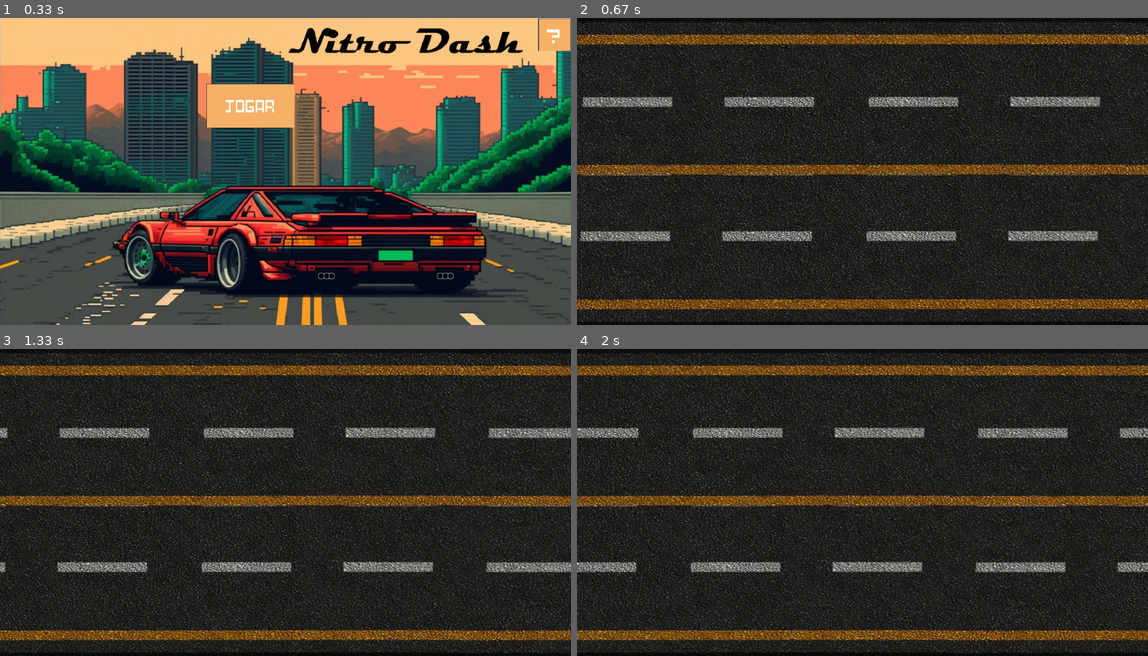
Above: before the commit, frames 1-4 (two rows, left to right).
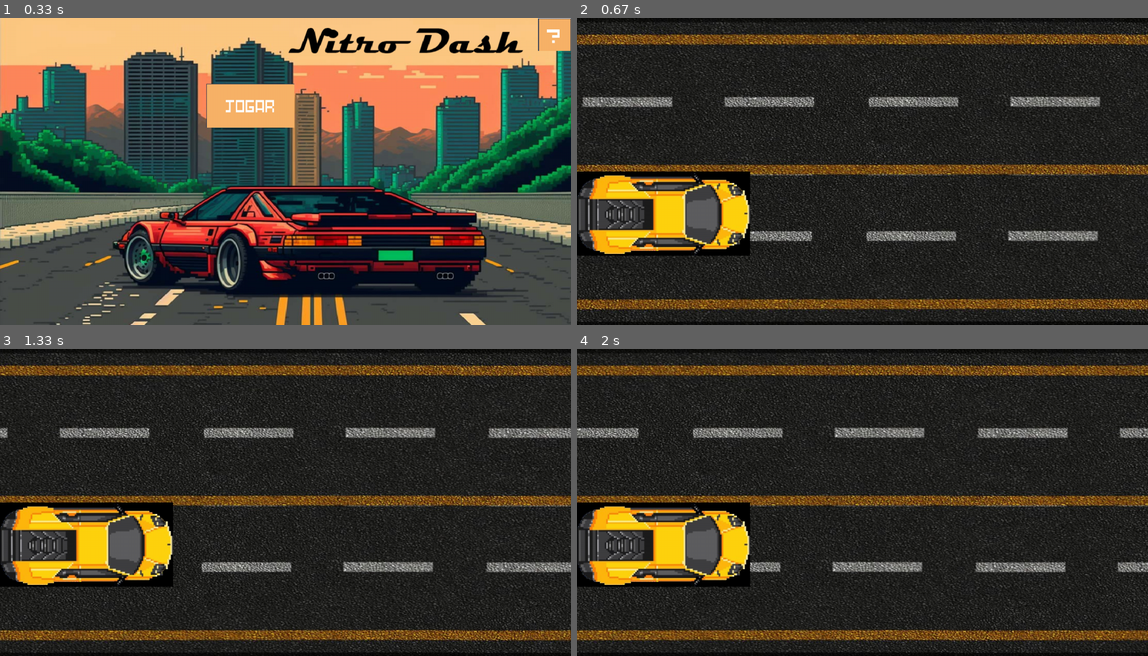
Above: after the commit, the same moments.

Repository: wellingtonrs07/PyGame_2023
Game: pygame game, started from Jogo.py
The game is run twice, just before and just after one commit, with the same random seed, the same clock (stepped at 60 frames per second) and the same inputs.
Inputs (mouse positions are in pixels of both pictures, inside the frame that each line leads up to):
- Up to frame 1 (0.33 s): no input
- Up to frame 2 (0.67 s): press the mouse at (828, 107) at 0.37 s; move the mouse to (833, 94) at 0.47 s; release the mouse at (839, 88) at 0.6 s
- Up to frame 3 (1.33 s): no input
- Up to frame 4 (2 s): no input

Frame 1 is identical in both runs. In frame 2, 6.8% of the frame differs, in the area x 0-31%, y 50-78%; in frame 3, 6.8%; in frame 4, 6.8%.

Commit message:
CARRO POSICIONADO

Diff:
--- a/Jogo.py
+++ b/Jogo.py
@@ -6,6 +6,7 @@
 from tela_inicial import telainicial
 from tela_jogo import telajogo
 from tela_instrucoes import telainstrucoes
+from assets import load_assets
 
 
 # Inicializa o pygame e o mixer
@@ -17,6 +18,8 @@
 pygame.display.set_caption('Nitro Dash')
 
 state = GAME
+
+assets = load_assets()[0]
 
 while state != QUIT:
     if state == GAME:
--- a/assets.py
+++ b/assets.py
@@ -9,6 +9,7 @@
 NEW_GAME = 'new_game'
 INSTRUCOES = 'instrucoes'
 RETURN = 'return'
+JOGADOR = 'jogador'
 
 def load_assets():
     assets = {}
@@ -17,6 +18,9 @@
     assets[TelaI] = pygame.transform.scale(assets[TelaI],(largura, altura))
 
     assets[RUA] = pygame.image.load(os.path.join(Imagens, 'rua.png')).convert()
+    assets[JOGADOR] = pygame.image.load(os.path.join(Imagens, 'carro_imagem.png')).convert()
+
+    assets
 
     btns = {}
 
--- a/classes.py
+++ b/classes.py
@@ -2,6 +2,8 @@
 
 # Importar as bibliotecas e arquivos
 import pygame
+from config import largura, altura
+from assets import JOGADOR
 # Cria classe dos botoes
 class Button():
 
@@ -27,5 +29,25 @@
 
         screen.blit(self.image, self.rect) #Coloca o botão na tela
 
+        return apertou
 
-        return apertou
+#criando classe pro jogador
+class Jogador(pygame.sprite.Sprite):
+    def __init__(self, assets):
+        pygame.sprite.Sprite.__init__(self)
+        self.image = assets[JOGADOR]
+        self.mask = pygame.mask.from_surface(self.image)
+        self.rect = self.image.get_rect()
+        self.rect.centerx = largura/2
+        self.rect.bottom = altura - 10
+        self.vx_jogador = 0
+
+    def update(self):
+        # Atualização da posição do barco
+        self.rect.x += self.vx_jogador
+
+        # Mantem dentro da tela
+        if self.rect.x > 595:
+            self.rect.x = 595
+        if self.rect.x < -30:
+            self.rect.x = -29
--- a/config.py
+++ b/config.py
@@ -8,8 +8,8 @@
 largura = 1300
 altura = 700
 fps = 60
-WIDTH_CARRO = 100
-HEIGHT_CARRO = 50
+WIDTH_CARRO = 150
+HEIGHT_CARRO = 80
 WIDTH_NPC = 100
 HEIGHT_NPC = 50
 
--- a/tela_jogo.py
+++ b/tela_jogo.py
@@ -2,14 +2,17 @@
 from config import largura, altura, fps, QUIT, GAME,Azul, INIT
 from math import*
 import pygame
-from assets import RUA,NEW_GAME,load_assets
-from classes import Button
+from assets import RUA,NEW_GAME,load_assets, JOGADOR
+from classes import Button, Jogador
 
 
 # Gera a tela
 tela = pygame.display.set_mode((largura, altura))
 
 def telajogo(screen):
+    assets, btns = load_assets()
+    jogador = Jogador(assets)
+
     # Variável para o ajuste de velocidade
     clock = pygame.time.Clock()
 
@@ -41,6 +44,8 @@
         if abs(scroll) > imagem_fundo_bg:
             scroll = 0
 
+        screen.blit(jogador.image, (0,350))
+
 
 
         # Ajusta a velocidade do jogo.
